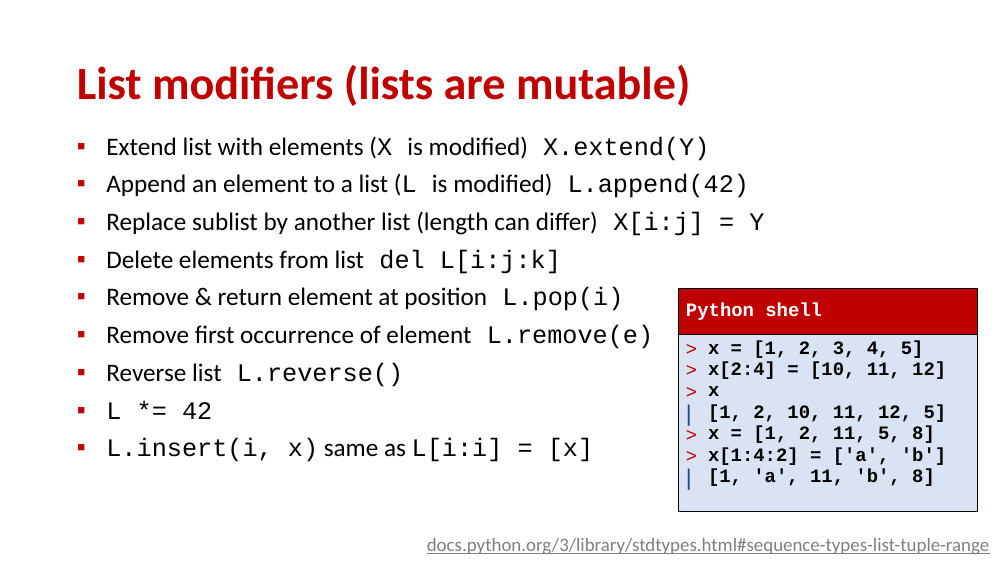
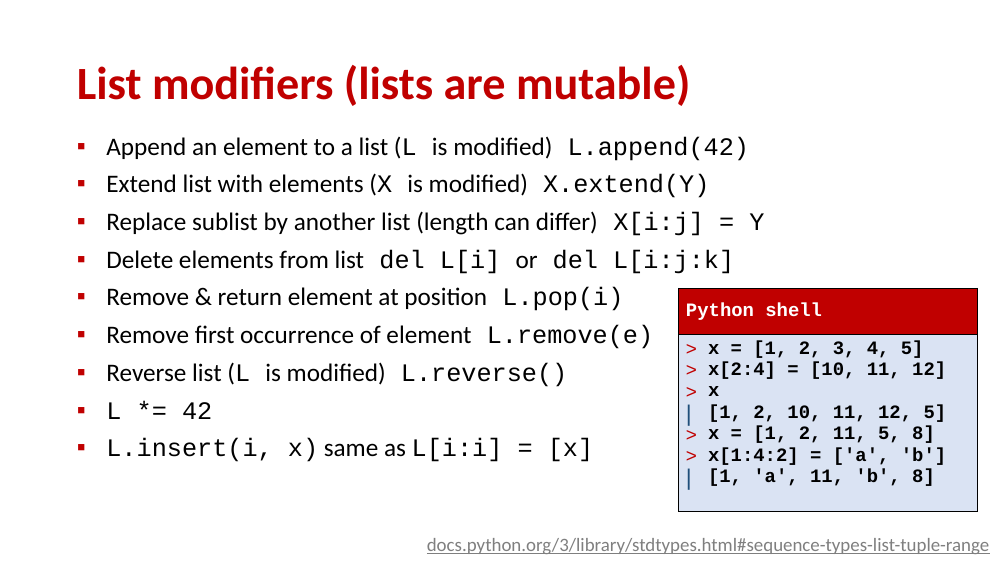
Before and after one commit to gsbrodal/gsbrodal.github.io, a slide deck: slide 4 of ipsa/slides/lists.pptx. Drawn at 1008x567 pixels with LibreOffice and Linux fonts; fonts in the diff are those of the drawing. Boxes give left, top, right and bottom in pixels: in the first picture for what was removed or moved away, otherwise in the second. Text is boxed around its words. In the diff, an @@ line names an element or a change of style, - is before the commit and + after.

Commit message:
all-slides-with-answers.pdf all-slides.pdf lists.pdf lists.pptx operations.pdf operations.pptx

```diff
--- a/ipsa/slides/lists.pptx
+++ b/ipsa/slides/lists.pptx
@@ text at (106, 136, 750, 161): paragraph added @@
+▪ Append an element to a list (L is modified) L.append(42)
@@ text at (106, 174, 750, 198): paragraph removed @@
-▪ Append an element to a list (L is modified) L.append(42)
@@ text at (106, 249, 734, 274): text changed @@
-▪ Delete elements from list del L[i:j:k]
+▪ Delete elements from list del L[i] or del L[i:j:k]
@@ text at (106, 362, 567, 387): text changed @@
-▪ Reverse list L.reverse()
+▪ Reverse list (L is modified) L.reverse()
```
Also in this commit, not shown: 4 other slides changed, 5 other files.
